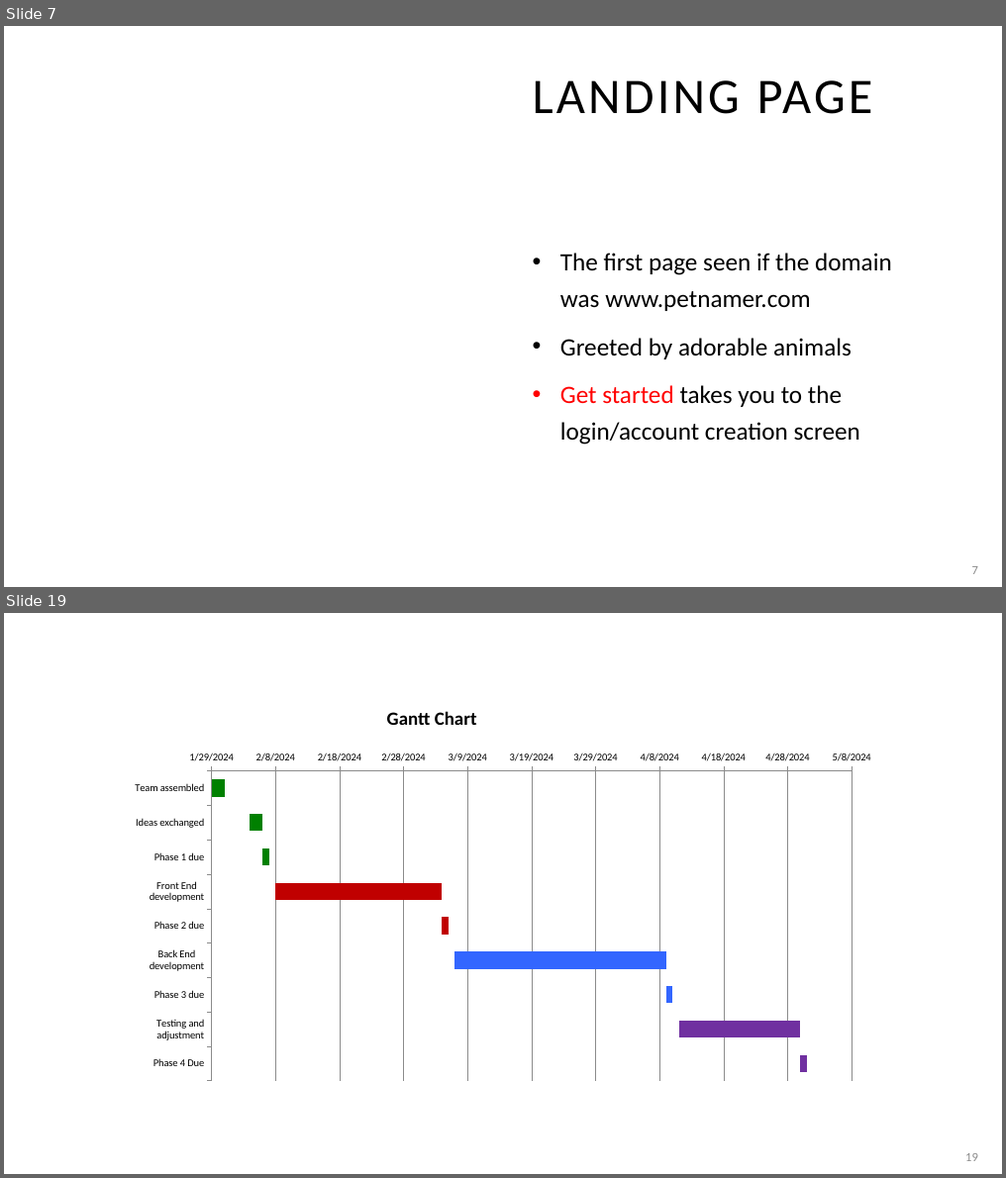
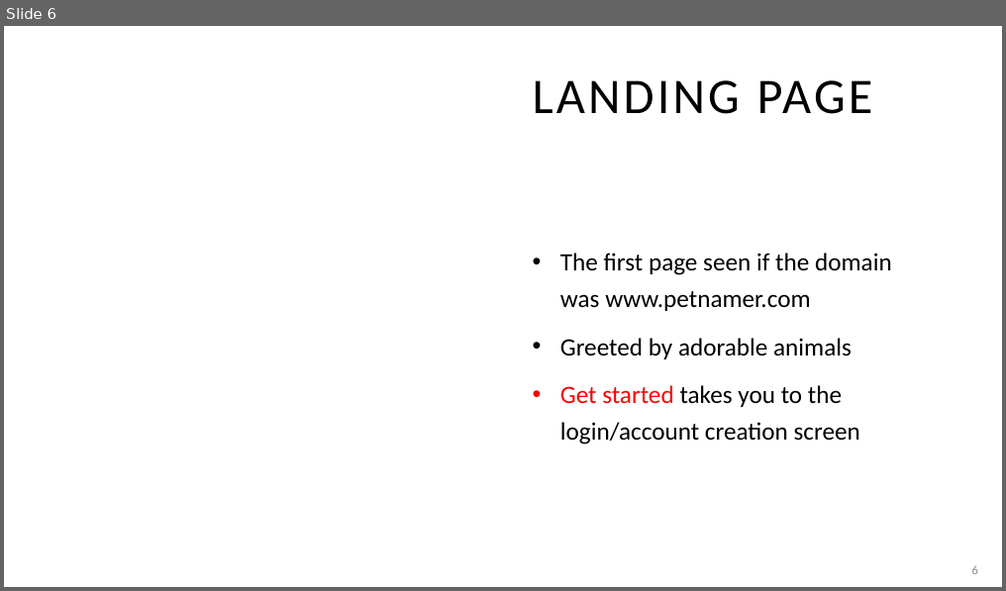
Before and after one commit to adriaonline/CPT200SP24-Team1, a slide deck: Phase 3 Docs/Phase 3 - Presentation.pptx. Shown one above the other, each under a label of ours: slides 7 and 19 before the commit, slide 6 after it; the slides between them are not shown. The pictures are 1006x1178 and 1006x591 pixels, drawn with LibreOffice and Linux fonts; fonts in the diff are those of the drawing. Boxes give left, top, right and bottom in pixels: in the first picture for what was removed or moved away, otherwise in the second. Text is boxed around its words. In the diff, an @@ line names an element or a change of style, - is before the commit and + after.

```diff
--- a/Phase 3 Docs/Phase 3 - Presentation.pptx
+++ b/Phase 3 Docs/Phase 3 - Presentation.pptx
@@ slide 19 removed at (x1=4, y1=613, x2=1002, y2=1174), background #FFFFFF @@
@@ bar stacked chart removed at (x1=119, y1=698, x2=886, y2=1089) @@
-title "Gantt Chart"
-categories: Team assembled, Ideas exchanged, Phase 1 due, Front End development, Phase 2 due, Back End development, Phase 3 due, Testing and adjustment, Phase 4 Due
-Series 1: 45319, 45326, 45328, 45330, 45356, 45358, 45391, 45393, 45412
-Series 2: 3, 2, 1, 26, 1, 33, 1, 19, 1
@@ page number removed at (x1=965, y1=1154, x2=978, y2=1161) @@
-19
@@ what was slide 7 is now slide 6 @@
@@ page number at (x1=972, y1=566, x2=978, y2=574): text changed @@
-7
+6
```
Also in this commit, not shown: 6 slides changed, 3 slides added, 12 other slides removed, 1 other file.
